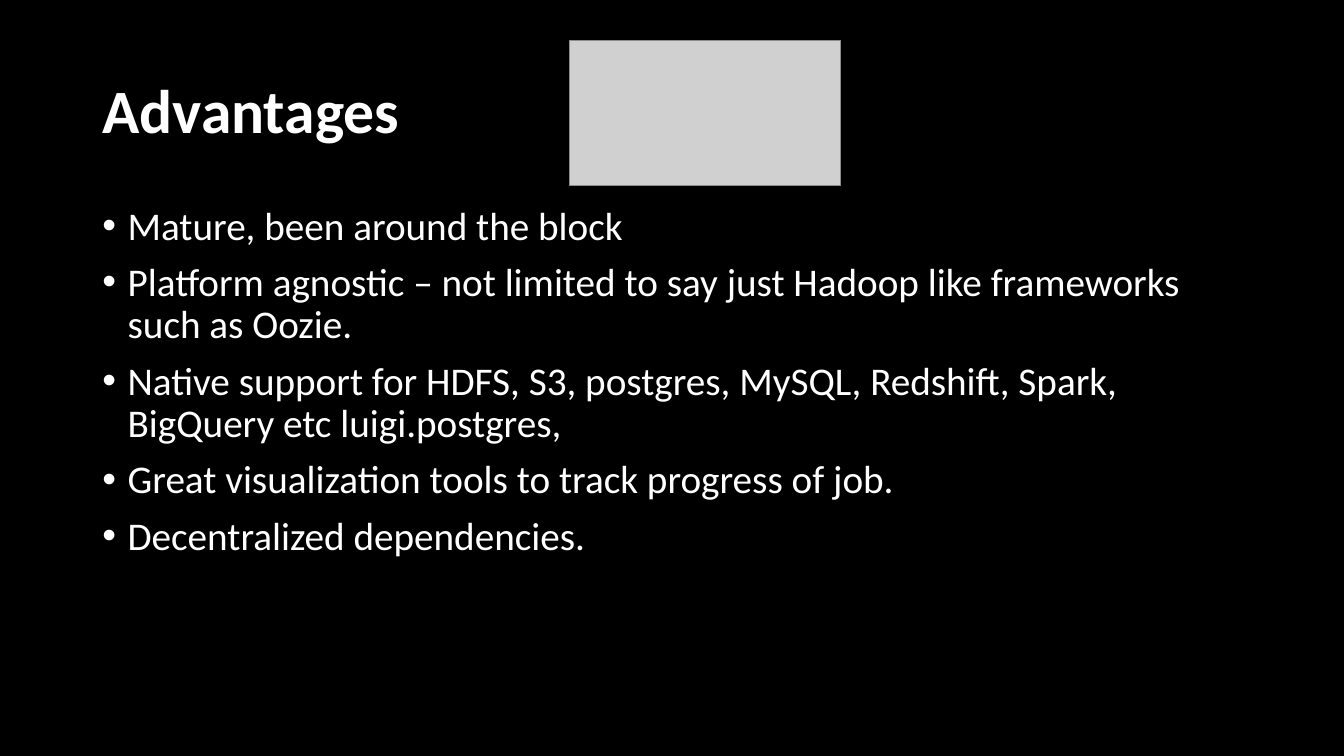
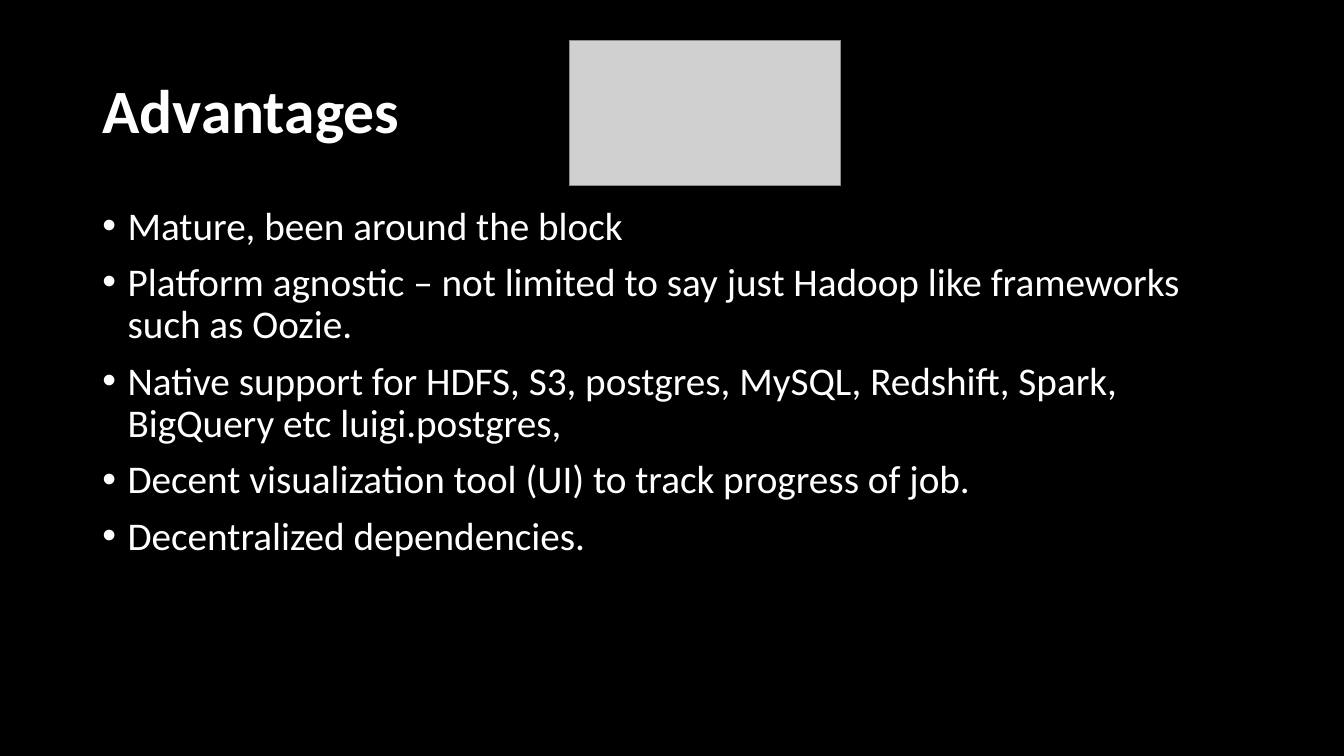
Before and after one commit to femibyte/data-eng, a slide deck: slide 19 of PyData2016-DataPipelinesCloud.pptx (slide 18 before the commit). Drawn at 1344x756 pixels with LibreOffice and Linux fonts; fonts in the diff are those of the drawing; grey boxes stand for pictures. Boxes give left, top, right and bottom in pixels: in the first picture for what was removed or moved away, otherwise in the second. Text is boxed around its words. In the diff, an @@ line names an element or a change of style, - is before the commit and + after.

```diff
--- a/PyData2016-DataPipelinesCloud.pptx
+++ b/PyData2016-DataPipelinesCloud.pptx
@@ text at <box>128,464,969,500</box>: text changed @@
-• Great visualization tools to track progress of job.
+• Decent visualization tool (UI) to track progress of job.
```
Also in this commit, not shown: 9 other slides changed, 4 slides added.
